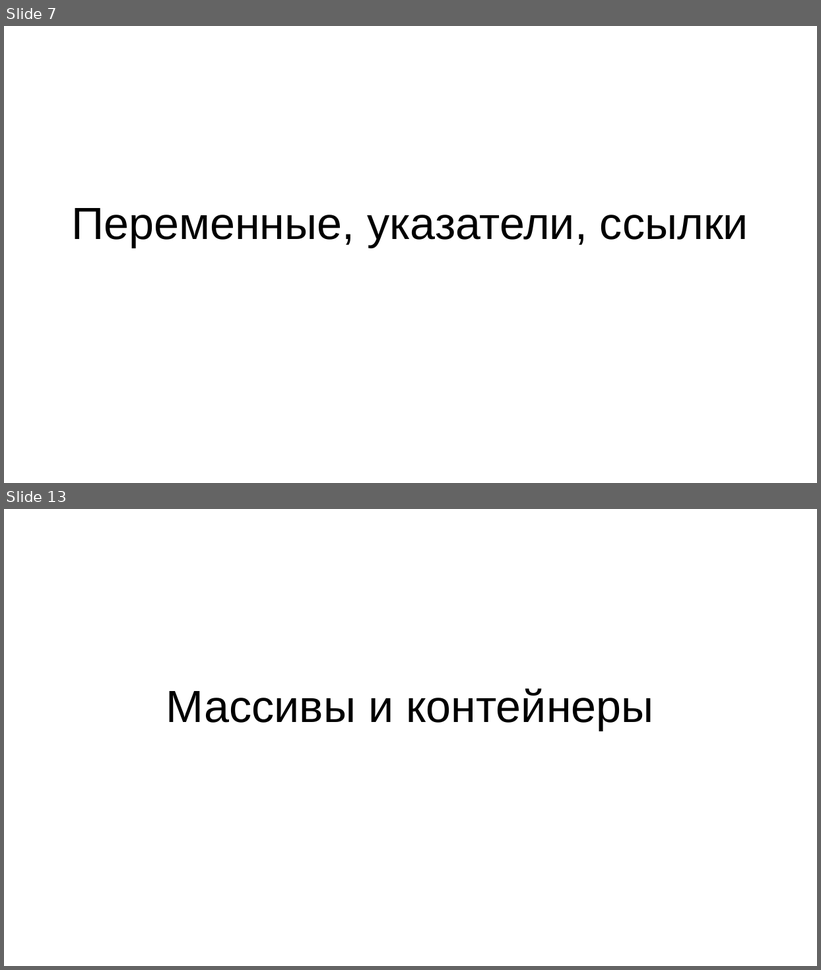
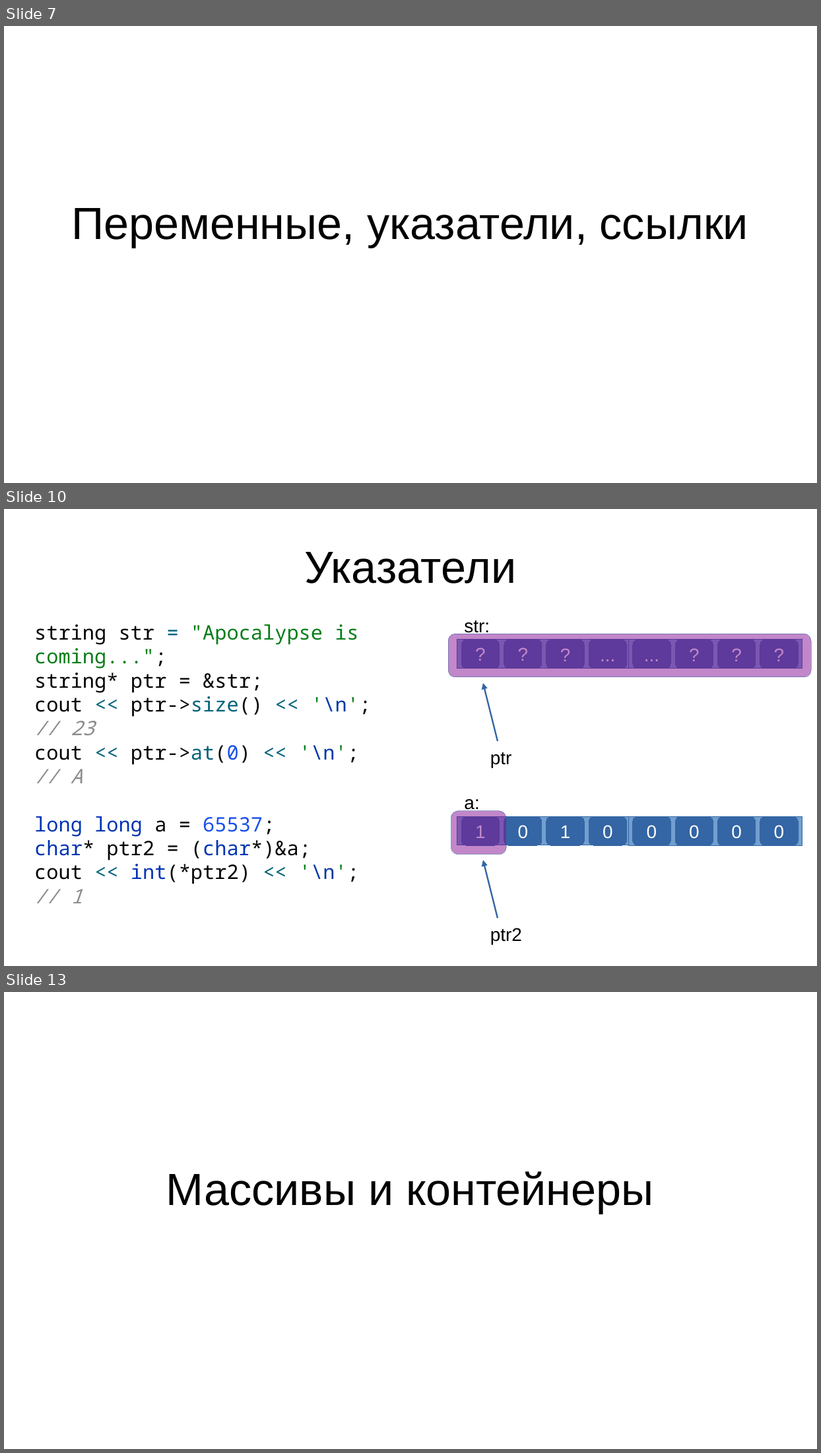
Before and after one commit to IvanStriker/Cpp_Coworking, a slide deck: 1-st meeting/Memory management in C++.pptx. Shown one above the other, each under a label of ours: slides 7 and 13 before the commit, slides 7, 10 and 13 after it; the slides between them are not shown. The pictures are 821x970 and 821x1453 pixels, drawn with LibreOffice and Linux fonts; fonts in the diff are those of the drawing. Boxes give left, top, right and bottom in pixels: in the first picture for what was removed or moved away, otherwise in the second. Text is boxed around its words. In the diff, an @@ line names an element or a change of style, - is before the commit and + after.

```diff
--- a/1-st meeting/Memory management in C++.pptx
+++ b/1-st meeting/Memory management in C++.pptx
@@ slide 10 added at [4, 509, 817, 966], background #FFFFFF @@
@@ title added at [304, 552, 516, 584], 44 pt, text #000000 @@
+Указатели
@@ text added at [34, 625, 371, 904], 19.5 pt, text #000000 @@
+string str = "Apocalypse is coming...";
+string* ptr = &str;
+cout << ptr->size() << '\n';
+// 23
+cout << ptr->at(0) << '\n';
+// A
+long long a = 65537;
+char* ptr2 = (char*)&a;
+cout << int(*ptr2) << '\n';
+// 1
@@ text added at [464, 621, 490, 636], 18 pt, text #000000 @@
+str:
@@ rounded rectangle added at [448, 634, 811, 677], fill #871094 at 50% opacity, outline #3465A4 0 pt @@
@@ group added at [457, 640, 631, 668]: 4 rounded rectangles, 1 rectangle @@
+?
+?
+?
+...
@@ group added at [629, 640, 803, 668]: 4 rounded rectangles, 1 rectangle @@
+...
+?
+?
+?
@@ arrow added from (498, 741) to (484, 683), #3465A4 1.5 pt @@
@@ text added at [490, 753, 512, 768], 18 pt, text #000000 @@
+ptr
@@ text added at [464, 799, 479, 813], 18 pt, text #000000 @@
+a:
@@ rounded rectangle added at [451, 811, 506, 855], fill #871094 at 50% opacity, outline #3465A4 0 pt @@
@@ group added at [457, 817, 631, 846]: 4 rounded rectangles, 1 rectangle @@
+1
+0
+1
+0
@@ group added at [629, 817, 803, 846]: 4 rounded rectangles, 1 rectangle @@
+0
+0
+0
+0
@@ arrow added from (498, 918) to (484, 860), #3465A4 1.5 pt @@
@@ text added at [490, 928, 522, 945], 18 pt, text #000000 @@
+ptr2
```
Also in this commit, not shown: 8 slides changed, 1 slide removed, 14 other files.
